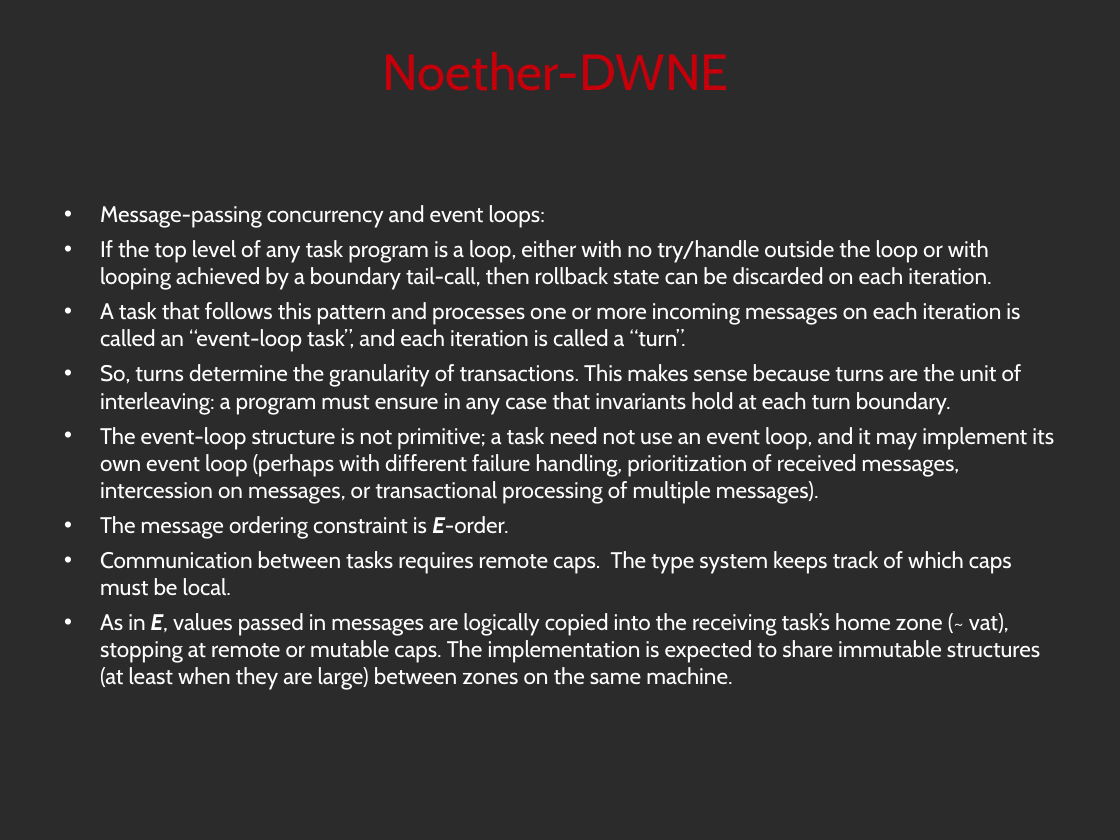
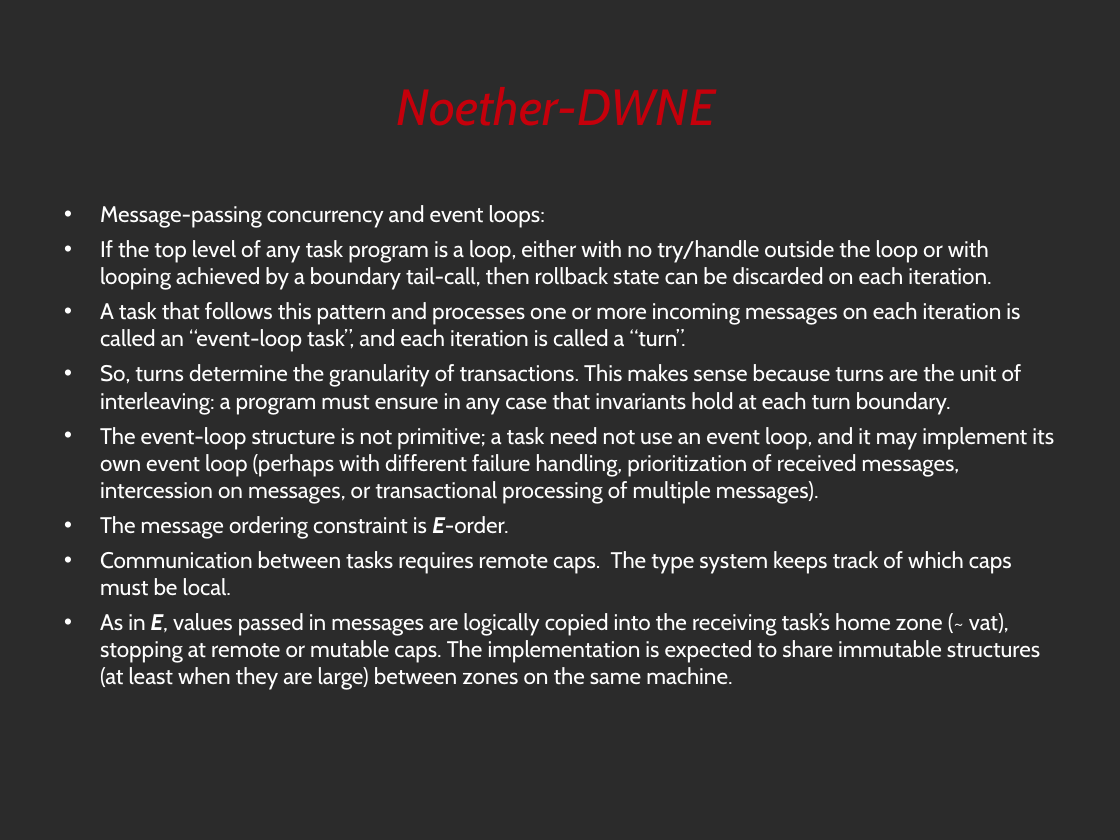
Before and after one commit to noether-lang/noether, a slide deck: slide 49 of doc/presentations/StrangeLoop/src/noether.odp. Drawn at 1120x840 pixels with LibreOffice and Linux fonts; fonts in the diff are those of the drawing; background and template pictures are left out; a plain dark background stands for a picture behind light text. Boxes give left, top, right and bottom in pixels: in the first picture for what was removed or moved away, otherwise in the second. Text is boxed around its words. In the diff, an @@ line names an element or a change of style, - is before the commit and + after.

```diff
--- a/doc/presentations/StrangeLoop/src/noether.odp
+++ b/doc/presentations/StrangeLoop/src/noether.odp
@@ title "Noether-DWNE": place and size @@
-title "Noether-DWNE" at [383, 52, 729, 91]
+title "Noether-DWNE" at [397, 87, 716, 126]
@@ title "Noether-DWNE" at [397, 87, 716, 126]: italic on @@
```
Also in this commit, not shown: 33 other slides changed, 1 other file.
